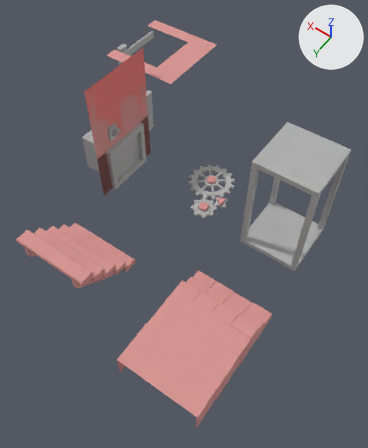
One commit to the FBX model Unity/Dungeion Restoration/Assets/Prefab/3D Assets/MechanicalPk1.fbx: the scene before it, then after it.
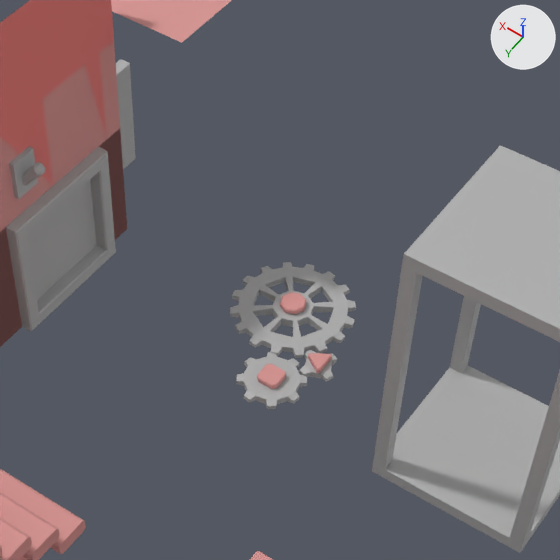
Each version is shown whole from a camera (50 mm lens) standing at (-0.0145, 0.1331, 0.0808) and looking at (0.0173, 0.0886, 0.0108), then close up on the part from 28% to 84% of the width and 15% to 61% of the height. Arrows for +X, +Y and +Z are at upper right; the lights stay in place. Where no turn or scale is listed for an object, it has been applied to the vertices.

Names of what the first close-up shows: 'DoorFront', 'Evelator', 'FloorTileHole', 'Gear_2', 'Gear_3', 'GremlinsServiceElevator', 'Lever', 'Pin_1', 'Pin_2', 'Pin_3', 'StandardWhole1', 'Strut1', 'WoodStairSmall'.
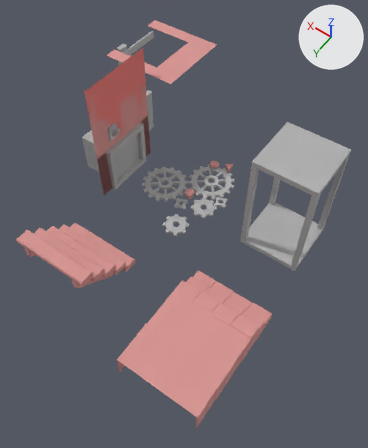
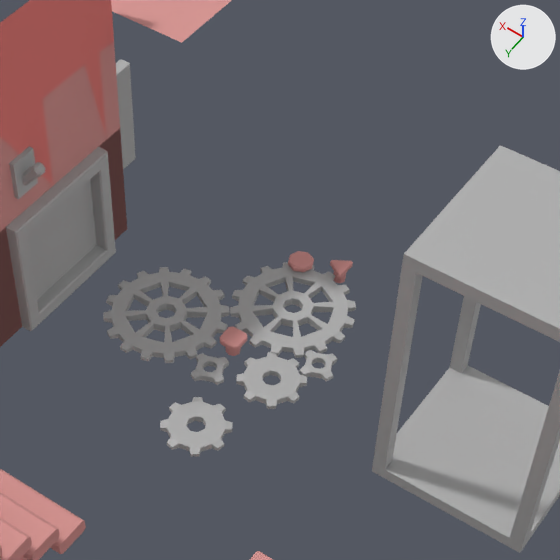
Where the newer file only moved an object's origin or applied its transform, the numbers keep the older frame.

Pixel boxes (x1, y1, x2, y2) of what changed, in the close-ups (560 x 560 px):
'Broken3h2', added
    after: (141, 276, 230, 363)
'Broken3h1', added
    after: (103, 267, 191, 353)
'polySurface1', added
    after: (160, 397, 233, 434)
'polySurface2', added
    after: (167, 423, 225, 457)
'Pin_1', moved
    before: (257, 364, 286, 389)
    after: (220, 327, 248, 356)
'Pin_3', moved
    before: (280, 292, 306, 314)
    after: (288, 251, 314, 272)
'Pin_2', moved
    before: (308, 353, 332, 373)
    after: (330, 260, 353, 283)
'Broken1h2', added
    after: (202, 357, 229, 385)
'Broken1h1', added
    after: (191, 353, 218, 381)

Diff of the bpy script that builds the scene:
```diff
--- a/Unity/Dungeion Restoration/Assets/Prefab/3D Assets/MechanicalPk1.fbx.py
+++ b/Unity/Dungeion Restoration/Assets/Prefab/3D Assets/MechanicalPk1.fbx.py
@@ me_mesh_024 @@
+me_mesh_024.from_pydata(...)  # 112 vertices, 128 faces; spans x -0.00459..0.00078, y -0.00459..0.00447, z 0.0..0.00068
+me_mesh_024.materials.append(mat_lambert1)  # grey #b0b0b0
@@ me_mesh_023_1 @@
+me_mesh_023_1.from_pydata(...)  # 112 vertices, 128 faces; spans x -0.00078..0.00459, y -0.00447..0.00459, z 0.0..0.00068
+me_mesh_023_1.materials.append(mat_lambert1)  # grey #b0b0b0
@@ me_mesh_025 @@
+me_mesh_025.from_pydata(...)  # 28 vertices, 26 faces; spans x 0.0..0.00142, y -0.001..0.00142, z 0.0..0.0005
+me_mesh_025.materials.append(mat_lambert1)  # grey #b0b0b0
@@ me_mesh_027 @@
+me_mesh_027.from_pydata(...)  # 50 vertices, 53 faces; spans x -0.00221..0.00247, y -0.00247..0.00161, z -0.00025..0.00025
+me_mesh_027.materials.append(mat_lambert1)  # grey #b0b0b0
@@ me_mesh_026 @@
+me_mesh_026.from_pydata(...)  # 28 vertices, 26 faces; spans x -0.00142..0.0, y -0.00142..0.001, z 0.0..0.0005
+me_mesh_026.materials.append(mat_lambert1)  # grey #b0b0b0
@@ me_mesh_028 @@
+me_mesh_028.from_pydata(...)  # 38 vertices, 39 faces; spans x -0.00247..0.00141, y -0.00077..0.00247, z -0.00025..0.00025
+me_mesh_028.materials.append(mat_lambert1)  # grey #b0b0b0
@@ ob_pin_2 @@
 ob_pin_2 = bpy.data.objects.new('Pin_2', me_mesh_018)
-ob_pin_2.location = (0.017, 0.07686, 0.00532)
+ob_pin_2.location = (0.02056, 0.06846, 0.00552)
@@ ob_pin_1 @@
 ob_pin_1 = bpy.data.objects.new('Pin_1', me_mesh_017)
-ob_pin_1.location = (0.01889, 0.08, 0.00534)
+ob_pin_1.location = (0.02294, 0.07888, 0.00543)
@@ ob_pin_3 @@
 ob_pin_3 = bpy.data.objects.new('Pin_3', me_mesh_019)
-ob_pin_3.location = (0.02138, 0.07355, 0.00543)
+ob_pin_3.location = (0.02325, 0.0697, 0.00543)
@@ ob_broken3h2 @@
+ob_broken3h2 = bpy.data.objects.new('Broken3h2', me_mesh_024)
+ob_broken3h2.location = (0.02858, 0.07931, 0.00543)
@@ ob_broken3h1 @@
+ob_broken3h1 = bpy.data.objects.new('Broken3h1', me_mesh_023_1)
+ob_broken3h1.location = (0.02858, 0.07931, 0.00543)
@@ ob_broken1h1 @@
+ob_broken1h1 = bpy.data.objects.new('Broken1h1', me_mesh_025)
+ob_broken1h1.location = (0.02298, 0.08169, 0.00547)
@@ ob_polysurface1 @@
+ob_polysurface1 = bpy.data.objects.new('polySurface1', me_mesh_027)
+ob_polysurface1.location = (0.02078, 0.08632, 0.00559)
@@ ob_broken1h2 @@
+ob_broken1h2 = bpy.data.objects.new('Broken1h2', me_mesh_026)
+ob_broken1h2.location = (0.02298, 0.08169, 0.00547)
@@ ob_polysurface2 @@
+ob_polysurface2 = bpy.data.objects.new('polySurface2', me_mesh_028)
+ob_polysurface2.location = (0.02078, 0.08632, 0.00559)
```
